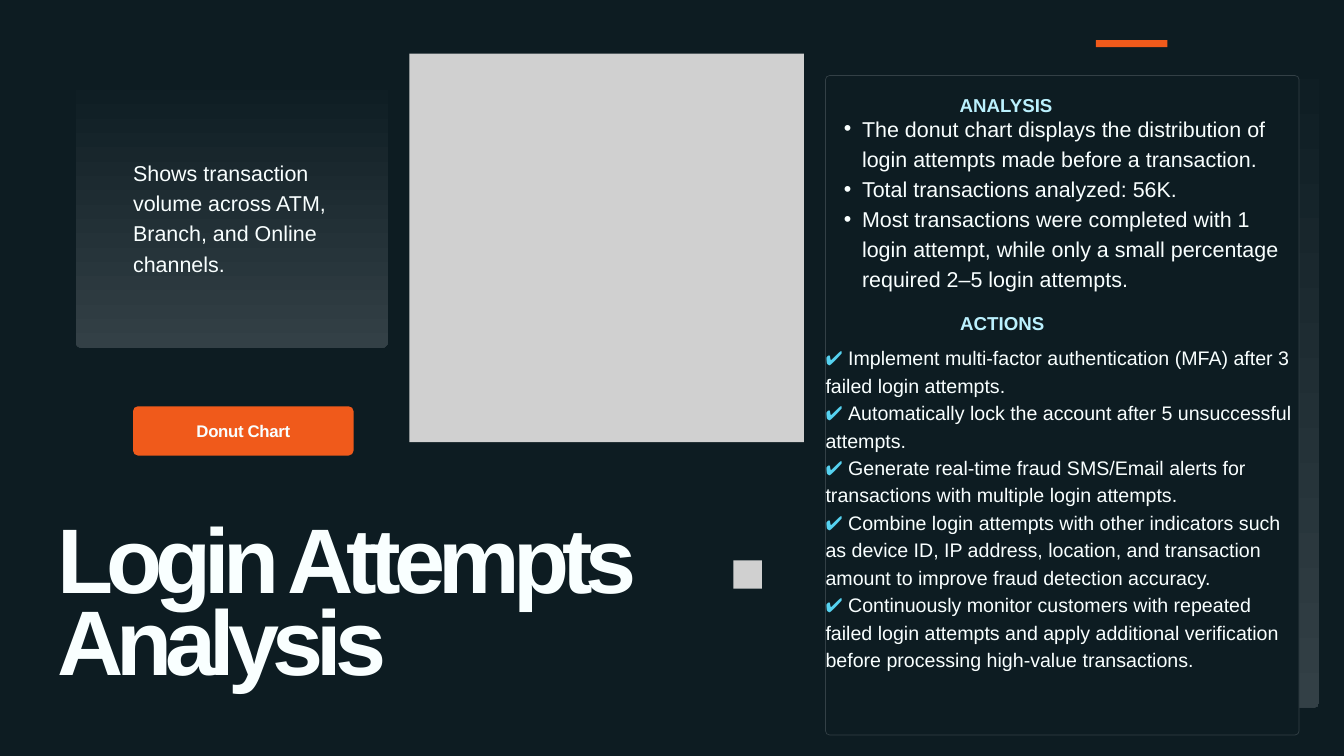
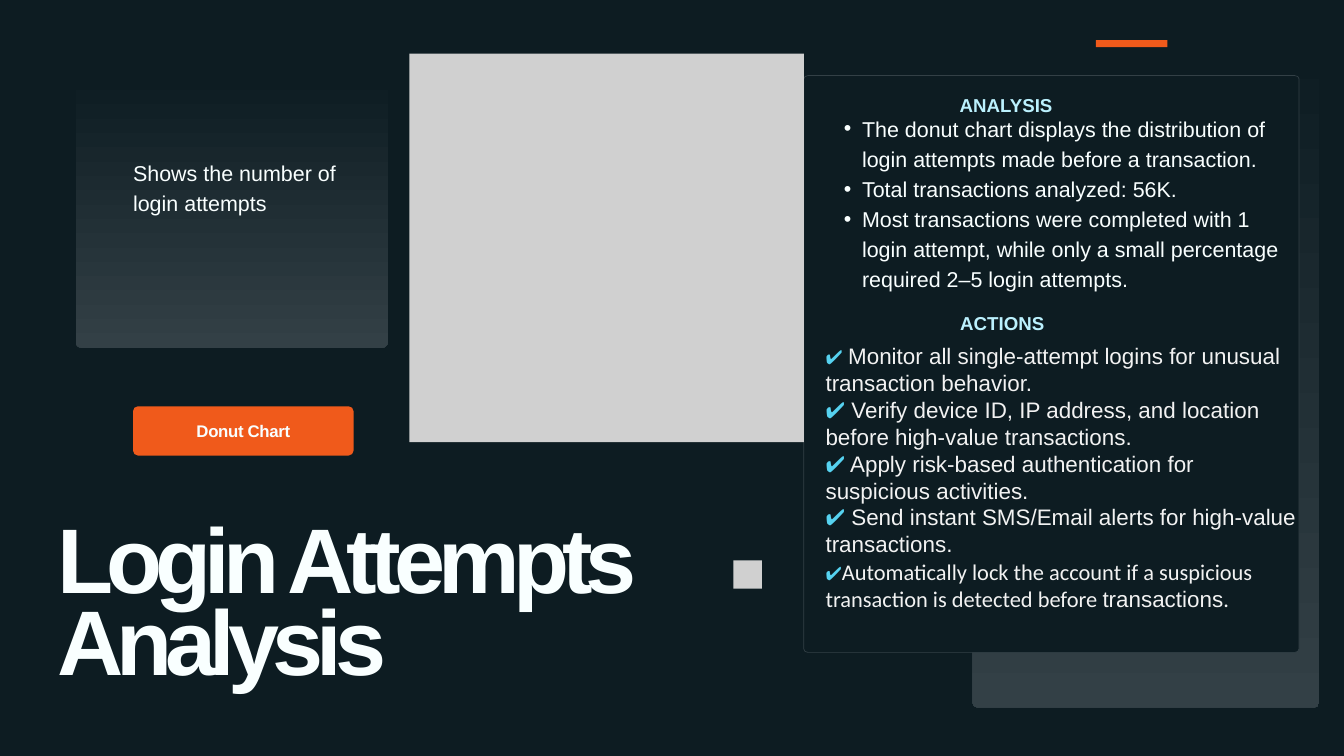
Before and after one commit to rittika9/rittika_anudip, a slide deck: slide 12 of Project/Sprint_1/BankingFraudTransactions Analytics.pptx. Drawn at 1344x756 pixels with LibreOffice and Linux fonts; fonts in the diff are those of the drawing; grey boxes stand for pictures. Boxes give left, top, right and bottom in pixels: in the first picture for what was removed or moved away, otherwise in the second. Text is boxed around its words. In the diff, an @@ line names an element or a change of style, - is before the commit and + after.

```diff
--- a/Project/Sprint_1/BankingFraudTransactions Analytics.pptx
+++ b/Project/Sprint_1/BankingFraudTransactions Analytics.pptx
@@ freeform shape: place and size @@
-freeform shape at (825, 75, 1299, 734)
+freeform shape at (804, 76, 1299, 653)
@@ text at (133, 165, 336, 216): text changed @@
-Shows transaction volume across ATM, Branch, and Online channels.
+Shows the number of login attempts
@@ text at (826, 347, 1295, 608): text changed; size 21 to 24 pt; text colour #F9FFFF to #F2F2F2 @@
-✔ Implement multi-factor authentication (MFA) after 3 failed login attempts.
-✔ Automatically lock the account after 5 unsuccessful attempts.
-✔ Generate real-time fraud SMS/Email alerts for transactions with multiple login attempts.
-✔ Combine login attempts with other indicators such as device ID, IP address, location, and transaction amount to improve fraud detection accuracy.
-✔ Continuously monitor customers with repeated failed login attempts and apply additional verification before processing high-value transactions.
+✔ Monitor all single-attempt logins for unusual transaction behavior.
+✔ Verify device ID, IP address, and location before high-value transactions.
+✔ Apply risk-based authentication for suspicious activities.
+✔ Send instant SMS/Email alerts for high-value transactions.
+✔Automatically lock the account if a suspicious transaction is detected before transactions.
```
Also in this commit, not shown: 7 other slides changed.
